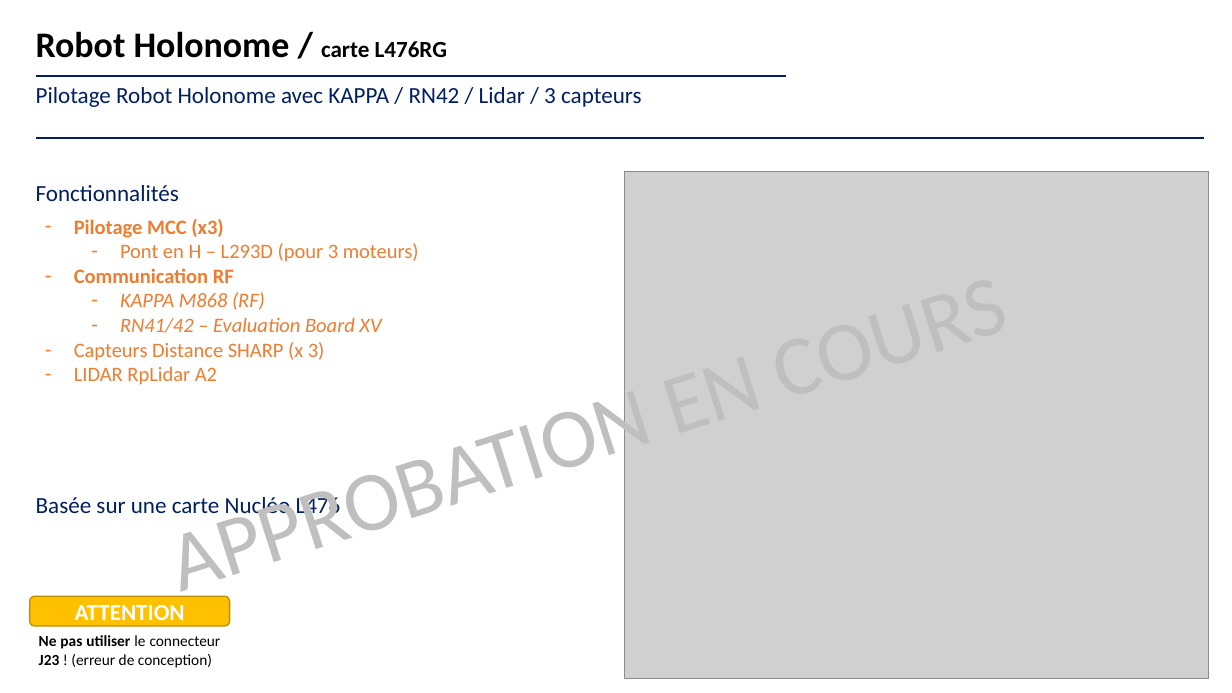
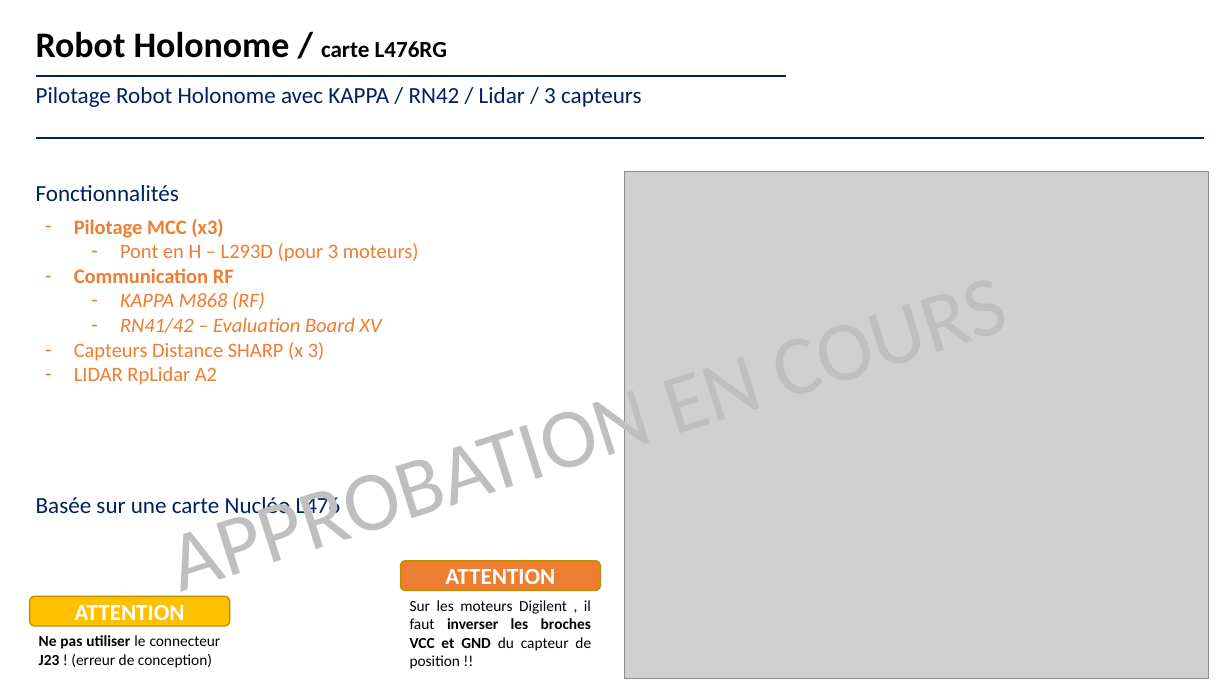
Before and after one commit to jvillemejane/LEnsE_IOGS_Maquettes, a slide deck: slide 1 of Maquettes/Elec_Num_Emb/Robot_Holonome/brochages.pptx. Drawn at 1232x693 pixels with LibreOffice and Linux fonts; fonts in the diff are those of the drawing; grey boxes stand for pictures. Boxes give left, top, right and bottom in pixels: in the first picture for what was removed or moved away, otherwise in the second. Text is boxed around its words. In the diff, an @@ line names an element or a change of style, - is before the commit and + after.

```diff
--- a/Maquettes/Elec_Num_Emb/Robot_Holonome/brochages.pptx
+++ b/Maquettes/Elec_Num_Emb/Robot_Holonome/brochages.pptx
@@ rounded rectangle added at bbox=[400, 561, 600, 591], fill #ED7D31, outline #BD8E00 1 pt, 18 pt, text #FFFFFF, bold @@
+ATTENTION
@@ text added at bbox=[410, 600, 591, 669], 12 pt, text #000000 @@
+Sur les moteurs Digilent , il faut inverser les broches VCC et GND du capteur de position !!
```
Also in this commit, not shown: 1 slide removed, 26 other files.
